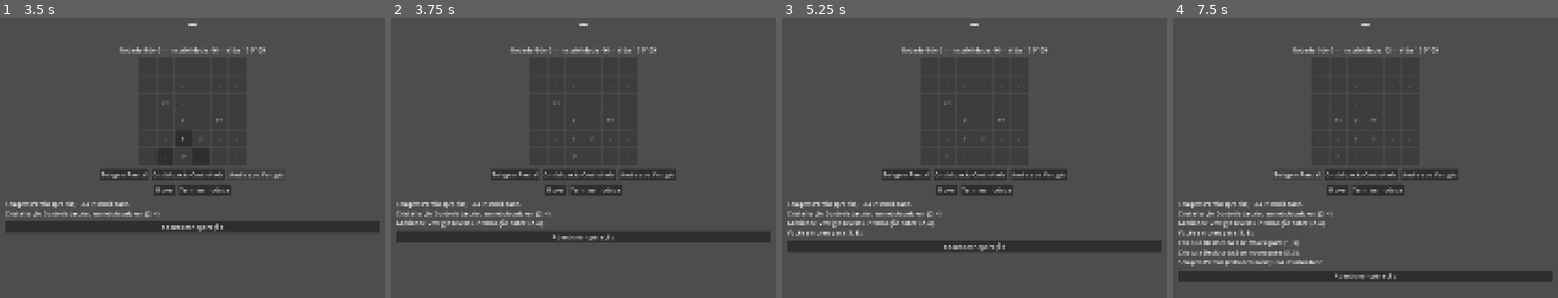
Above: before the commit, frames 1-4 (left to right).
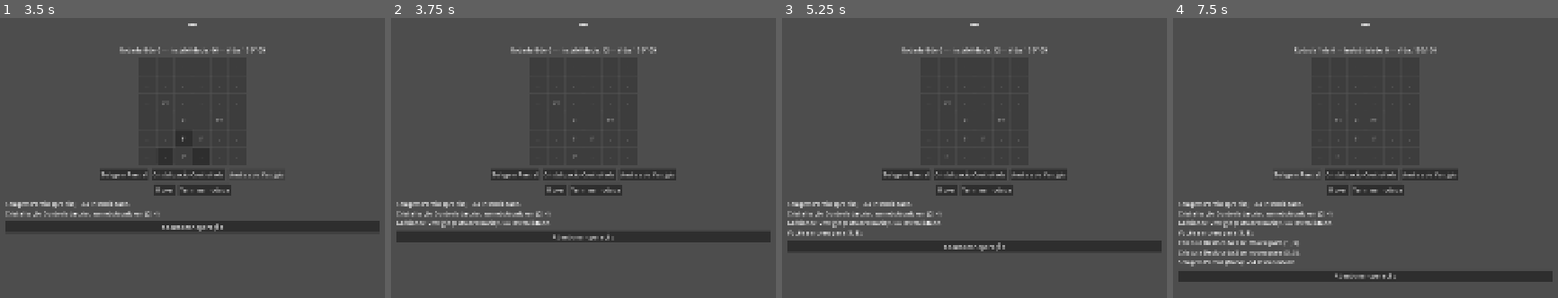
Above: after the commit, the same moments.

Repository: itsmeluan/azoth-breach
Game: Godot game, scene res://scenes/operations/operation_grid_screen.tscn
Same seed, same stepped clock (60 frames per second), same inputs: the game is played once before the commit and once after it. This scene is started directly instead of the project's main scene.
Inputs:
- Up to frame 1 (3.5 s): click "Selagem Parcial" at 0.5 s; click "Cristalização Controlada" at 1.25 s; click "." at 2 s; click "Análise de Vestígio" at 2.75 s
- Up to frame 2 (3.75 s): click "#" at 3.5 s
- Up to frame 3 (5.25 s): click "Mover" at 4.25 s; click "." at 5 s
- Up to frame 4 (7.5 s): click "Terminar rodada" at 5.75 s; click "Abandonar operação" at 6.5 s; click "Selagem Parcial" at 7.25 s

Frame 1 is identical in both runs. In frame 2, 0.3% of the frame differs, in the area x 15-57%, y 10-75%; in frame 3, 0.3%; in frame 4, 0.9%, in the area x 14-69%, y 10-89%.

Commit message:
BL-007: estende grid tático para Varredura de Estabilização
Motivação do usuário: operações de campanha travam (COMPLETED) depois de
concluídas, então Vestígio Discrepante deixava de ser re-testável; a
Varredura, sendo a única operação repetível, é o único jeito de re-jogar
o grid quantas vezes for preciso.

Varredura não define dual_objective_et, então Análise de Vestígio (que no
grid só somava evidência) ficava sem nenhum efeito mecânico nela. Corrigido
com GridCombatModel.apply_analise_instabilidade: fora do objetivo duplo,
Análise reduz Instabilidade como Selagem Parcial (mantendo o bônus da
Lente de Vestígio contra resultado "fraca"). Vestígio Discrepante não muda
de comportamento.

Validado headless: Varredura reduz Instabilidade via Análise (evidência
continua 0), Vestígio Discrepante mantém evidência-only, e o roteamento
por combat_mode no loadout_screen pega a Varredura automaticamente.

Co-Authored-By: Claude Sonnet 5 <noreply@anthropic.com>

Diff:
--- a/game/data/operations/op_varredura_estabilizacao.json
+++ b/game/data/operations/op_varredura_estabilizacao.json
@@ -13,5 +13,6 @@
   ],
   "rewards_chase": ["lente_de_vestigio"],
   "unlocks_on_complete": [],
+  "combat_mode": "grid",
   "max_rounds": 3
 }
--- a/game/scripts/features/operations/operation_grid_screen.gd
+++ b/game/scripts/features/operations/operation_grid_screen.gd
@@ -16,6 +16,10 @@
 const ET_CRISTALIZACAO := "et_cristalizacao_controlada"
 const ET_DECOMPOSICAO := "et_decomposicao_dirigida"
 const ET_ANALISE := "et_analise_vestigio"
+
+# Lente de Vestígio (05.9 §9.2), mesma regra usada em operation_field_screen.gd:
+# evita o pior resultado especificamente ao usar Análise de Vestígio.
+const CHASE_LOOT_ID := "lente_de_vestigio"
 
 var _operation: Dictionary = {}
 var _ets_by_id: Dictionary = {}
@@ -198,11 +202,20 @@
 				_ets_used.append(et_id)
 				_log_et_used(et_id, result.get("quality", ""))
 		ET_ANALISE:
-			if et_id == _dual_objective_et:
+			if not _dual_objective_et.is_empty() and et_id == _dual_objective_et:
 				_evidence += 1
-			_model.log_lines.append("Análise de Vestígio revelou informação sobre %s." % [pos])
-			_ets_used.append(et_id)
-			_log_et_used(et_id)
+				_model.log_lines.append("Análise de Vestígio revelou informação sobre %s." % [pos])
+				_ets_used.append(et_id)
+				_log_et_used(et_id)
+			else:
+				# Sem objetivo duplo (ex.: Varredura de Estabilização), Análise de
+				# Vestígio funciona como estabilização normal — senão a ET fica sem
+				# nenhum efeito mecânico nessas operações.
+				var avoid_weak := SliceState.has_chase_loot(CHASE_LOOT_ID)
+				var result := _model.apply_analise_instabilidade(upgrade_level, avoid_weak)
+				_instability = max(_instability - result["delta"], 0)
+				_ets_used.append(et_id)
+				_log_et_used(et_id, result.get("quality", ""))
 
 
 func _use_selagem_parcial() -> void:
--- a/game/scripts/services/grid_combat_model.gd
+++ b/game/scripts/services/grid_combat_model.gd
@@ -102,6 +102,12 @@
 	return result
 
 
+func apply_analise_instabilidade(upgrade_level: int, avoid_weak: bool) -> Dictionary:
+	var result := ETResolution.resolve_attempt(upgrade_level, avoid_weak)
+	log_lines.append("Análise de Vestígio (%s): -%d Instabilidade." % [result["quality"], result["delta"]])
+	return result
+
+
 func apply_cristalizacao(target: Vector2i) -> bool:
 	if not adjacent_cells(player_position).has(target):
 		return false
Not shown, changed: CLAUDE.md
